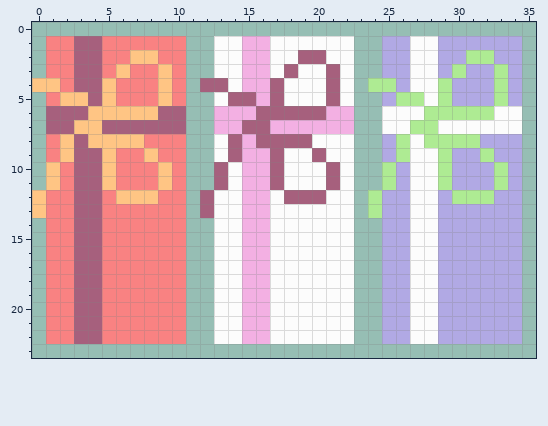
Pixel-art sprite, stored at assets/art/Presents/1x2Present.png. Above: the version before the commit.
The file is 36x24 pixels.
After the commit:
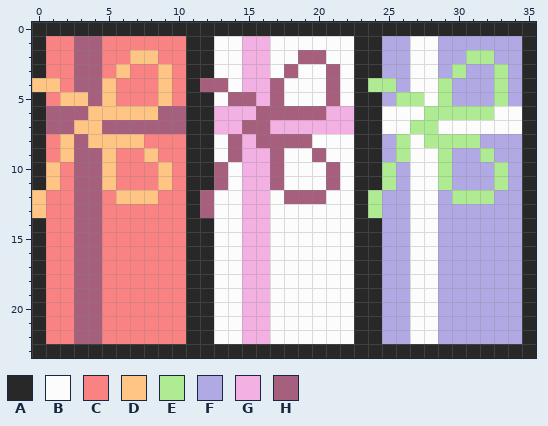
Palette (. is transparent): A #292828  B #fcfcfc  C #f98282  D #ffc584  E #aeeb93  F #b1a9e4  G #f3b0e3  H #a6607d
What changed:
@@ x 0..35 @@
- 0 ....................................
- 1 .CCHHCCCCCC..BBGGBBBBBB..FFBBFFFFFF.
- 2 .CCHHCCDDCC..BBGGBBHHBB..FFBBFFEEFF.
- 3 .CCHHCDCCDC..BBGGBHBBHB..FFBBFEFFEF.
- 4 DDCHHDCCCDC.HHBGGHBBBHB.EEFBBEFFFEF.
- 5 .CDDHDCCCDC..BHHGHBBBHB..FEEBEFFFEF.
- 6 .HHHDDDDDHH..GGGHHHHHGG..BBBEEEEEBB.
- 7 .HHDDHHHHHH..GGHHGGGGGG..BBEEBBBBBB.
- 8 .CDHDDDDCCC..BHGHHHHBBB..FEBEEEEFFF.
- 9 .CDHHDCCDCC..BHGGHBBHBB..FEBBEFFEFF.
-10 .DCHHDCCCDC..HBGGHBBBHB..EFBBEFFFEF.
-11 .DCHHDCCCDC..HBGGHBBBHB..EFBBEFFFEF.
-12 DCCHHCDDDCC.HBBGGBHHHBB.EFFBBFEEEFF.
-13 DCCHHCCCCCC.HBBGGBBBBBB.EFFBBFFFFFF.
-14 .CCHHCCCCCC..BBGGBBBBBB..FFBBFFFFFF.
-15 .CCHHCCCCCC..BBGGBBBBBB..FFBBFFFFFF.
-16 .CCHHCCCCCC..BBGGBBBBBB..FFBBFFFFFF.
-17 .CCHHCCCCCC..BBGGBBBBBB..FFBBFFFFFF.
-18 .CCHHCCCCCC..BBGGBBBBBB..FFBBFFFFFF.
-19 .CCHHCCCCCC..BBGGBBBBBB..FFBBFFFFFF.
-20 .CCHHCCCCCC..BBGGBBBBBB..FFBBFFFFFF.
-21 .CCHHCCCCCC..BBGGBBBBBB..FFBBFFFFFF.
-22 .CCHHCCCCCC..BBGGBBBBBB..FFBBFFFFFF.
-23 ....................................
+ 0 AAAAAAAAAAAAAAAAAAAAAAAAAAAAAAAAAAAA
+ 1 ACCHHCCCCCCAABBGGBBBBBBAAFFBBFFFFFFA
+ 2 ACCHHCCDDCCAABBGGBBHHBBAAFFBBFFEEFFA
+ 3 ACCHHCDCCDCAABBGGBHBBHBAAFFBBFEFFEFA
+ 4 DDCHHDCCCDCAHHBGGHBBBHBAEEFBBEFFFEFA
+ 5 ACDDHDCCCDCAABHHGHBBBHBAAFEEBEFFFEFA
+ 6 AHHHDDDDDHHAAGGGHHHHHGGAABBBEEEEEBBA
+ 7 AHHDDHHHHHHAAGGHHGGGGGGAABBEEBBBBBBA
+ 8 ACDHDDDDCCCAABHGHHHHBBBAAFEBEEEEFFFA
+ 9 ACDHHDCCDCCAABHGGHBBHBBAAFEBBEFFEFFA
+10 ADCHHDCCCDCAAHBGGHBBBHBAAEFBBEFFFEFA
+11 ADCHHDCCCDCAAHBGGHBBBHBAAEFBBEFFFEFA
+12 DCCHHCDDDCCAHBBGGBHHHBBAEFFBBFEEEFFA
+13 DCCHHCCCCCCAHBBGGBBBBBBAEFFBBFFFFFFA
+14 ACCHHCCCCCCAABBGGBBBBBBAAFFBBFFFFFFA
+15 ACCHHCCCCCCAABBGGBBBBBBAAFFBBFFFFFFA
+16 ACCHHCCCCCCAABBGGBBBBBBAAFFBBFFFFFFA
+17 ACCHHCCCCCCAABBGGBBBBBBAAFFBBFFFFFFA
+18 ACCHHCCCCCCAABBGGBBBBBBAAFFBBFFFFFFA
+19 ACCHHCCCCCCAABBGGBBBBBBAAFFBBFFFFFFA
+20 ACCHHCCCCCCAABBGGBBBBBBAAFFBBFFFFFFA
+21 ACCHHCCCCCCAABBGGBBBBBBAAFFBBFFFFFFA
+22 ACCHHCCCCCCAABBGGBBBBBBAAFFBBFFFFFFA
+23 AAAAAAAAAAAAAAAAAAAAAAAAAAAAAAAAAAAA
Pixel boxes of the changes (left, top, right, bottom) in both pictures:
added: (32, 22, 536, 358)
